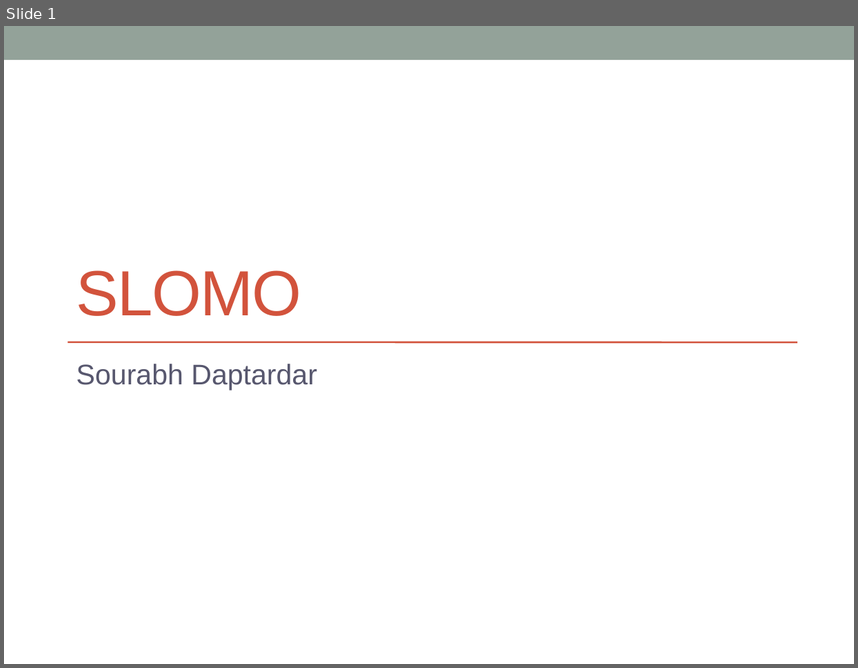
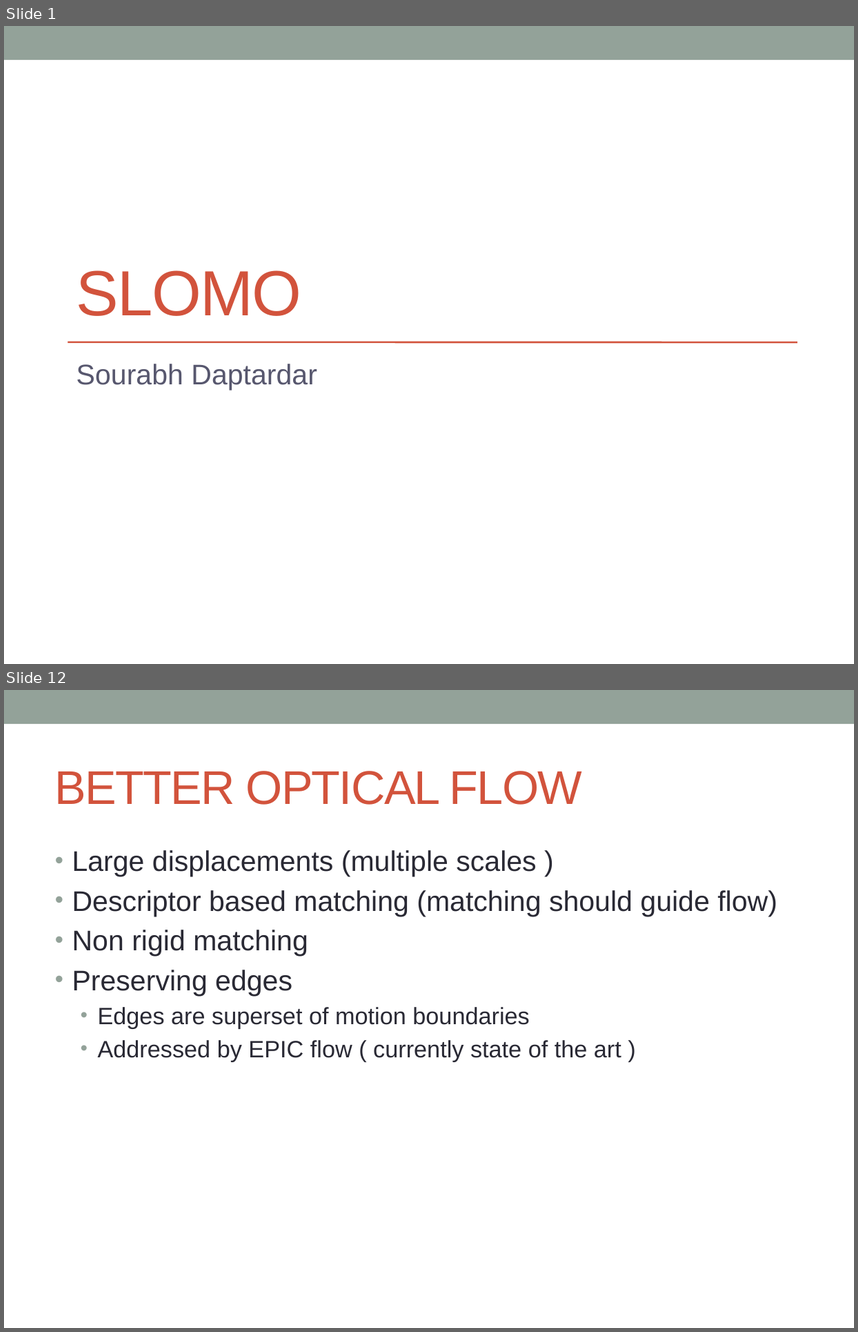
Before and after one commit to sourabhd/ProjPres, a slide deck: presentation/SloMo.pptx. Shown one above the other, each under a label of ours: slide 1 before the commit, slides 1 and 12 after it; the slides between them are not shown. The pictures are 858x668 and 858x1332 pixels, drawn with LibreOffice and Linux fonts; fonts in the diff are those of the drawing. Boxes give left, top, right and bottom in pixels: in the first picture for what was removed or moved away, otherwise in the second. Text is boxed around its words. In the diff, an @@ line names an element or a change of style, - is before the commit and + after.

Commit message:
Added more slides to optical flow

```diff
--- a/presentation/SloMo.pptx
+++ b/presentation/SloMo.pptx
@@ slide 12 added at (4,690,854,1328), background #FFFFFF; not listed: 1 template element that a slide beside it also shows @@
@@ title added at (55,771,582,805), 40 pt, text #D2533C @@
+BETTER OPTICAL FLOW
@@ text added at (72,850,777,1061), 24 pt, text #292934 @@
+• Large displacements (multiple scales )
+• Descriptor based matching (matching should guide flow)
+• Non rigid matching
+• Preserving edges
+  • Edges are superset of motion boundaries
+  • Addressed by EPIC flow ( currently state of the art )
```
Also in this commit, not shown: 2 slides changed, 11 other slides added, 1 slide removed.
